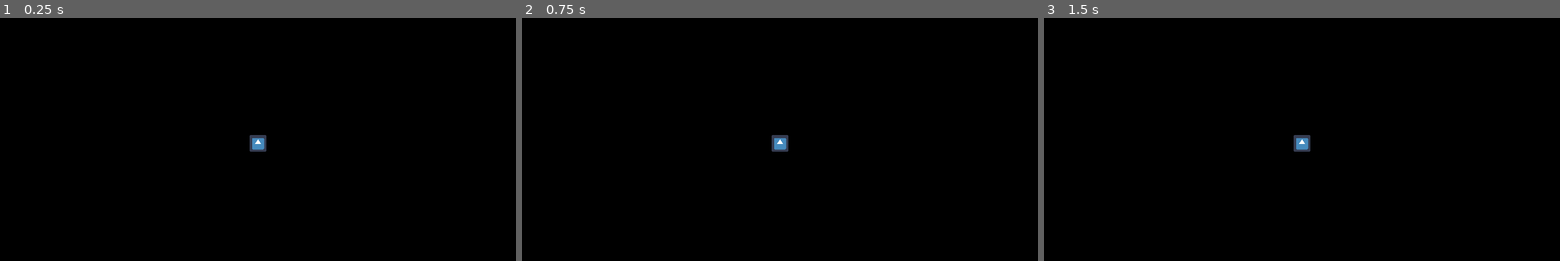
Above: before the commit, frames 1-3 (left to right).
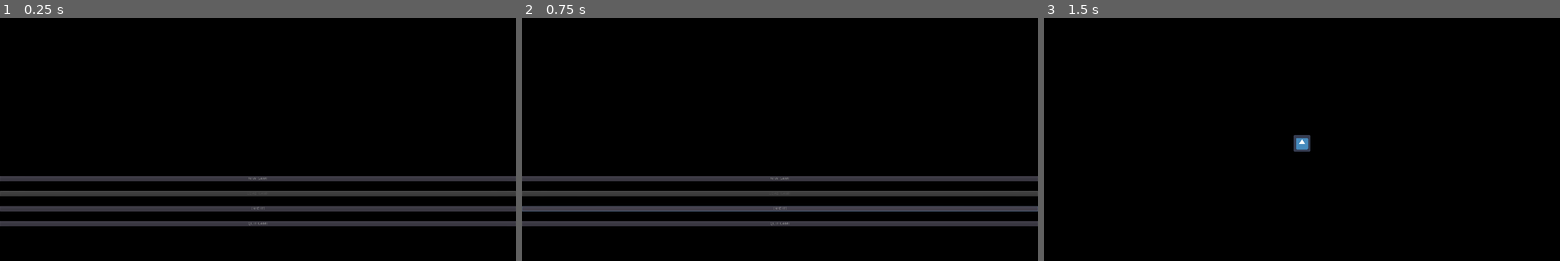
Above: after the commit, the same moments.

Repository: Team-JEDI/GodotWildJam16
Game: Godot game, scene res://scenes/MainMenu.tscn
Two runs of this game, one before a commit and one after it. Both use one fixed random seed, a clock stepped at 60 frames per second and the inputs below. Before the commit the project starts from res://scenes/LevelTemplate.tscn. The engine's default icon, where the game draws it, is replaced by a stand-in: a white triangle on a blue panel in a dark square.
Inputs (mouse positions are in pixels of both pictures, inside the frame that each line leads up to):
- Up to frame 1 (0.25 s): no input
- Up to frame 2 (0.75 s): click (780, 207) at 0.5 s, where only the run after the commit has a clickable "CREDITS"
- Up to frame 3 (1.5 s): click (1302, 178) at 1.25 s, where only the run after the commit has a clickable "NEW GAME"

The runs differ from the first frame. In frame 1, 9.0% of the frame differs, in the area x 0-100%, y 48-86%; in frame 2, 9.0%; in frame 3, nothing differs.
Error in both runs: Attempt to call function 'get_children' in base 'null instance' on a null instance. (res://scripts/LevelTemplate.gd:11)

Commit message:
Adding main scene

Diff:
--- a/game/project.godot
+++ b/game/project.godot
@@ -27,13 +27,14 @@
 [application]
 
 config/name="wildjam16"
-run/main_scene="res://scenes/LevelTemplate.tscn"
+run/main_scene="res://scenes/MainMenu.tscn"
 boot_splash/bg_color=Color( 0, 0, 0, 1 )
 config/icon="res://icon.png"
 
 [autoload]
 
 GameTimer="*res://scripts/GameTimer.gd"
+LoadHelper="*res://scripts/LoadHelper.gd"
 
 [display]
 
--- /dev/null
+++ b/game/scenes/MainMenu.tscn
@@ -0,0 +1,58 @@
+[gd_scene load_steps=2 format=2]
+
+[ext_resource path="res://scripts/MainMenu.gd" type="Script" id=1]
+
+[node name="MainMenu" type="Control"]
+anchor_right = 1.0
+anchor_bottom = 1.0
+script = ExtResource( 1 )
+__meta__ = {
+"_edit_use_anchors_": false
+}
+
+[node name="TitleTexture" type="TextureRect" parent="."]
+anchor_right = 1.0
+margin_top = 120.0
+margin_right = 0.00012207
+margin_bottom = 340.0
+__meta__ = {
+"_edit_use_anchors_": false
+}
+
+[node name="VBoxContainer" type="VBoxContainer" parent="."]
+anchor_top = 0.4
+anchor_right = 1.0
+anchor_bottom = 1.0
+custom_constants/separation = 36
+alignment = 1
+__meta__ = {
+"_edit_use_anchors_": false
+}
+
+[node name="NewBtn" type="Button" parent="VBoxContainer"]
+margin_top = 230.0
+margin_right = 1920.0
+margin_bottom = 250.0
+text = "NEW GAME"
+
+[node name="LoadBtn" type="Button" parent="VBoxContainer"]
+margin_top = 286.0
+margin_right = 1920.0
+margin_bottom = 306.0
+text = "LOAD GAME"
+
+[node name="CredsBtn" type="Button" parent="VBoxContainer"]
+margin_top = 342.0
+margin_right = 1920.0
+margin_bottom = 362.0
+text = "CREDITS"
+
+[node name="QuitBtn" type="Button" parent="VBoxContainer"]
+margin_top = 398.0
+margin_right = 1920.0
+margin_bottom = 418.0
+text = "QUIT GAME"
+[connection signal="button_up" from="VBoxContainer/NewBtn" to="." method="_on_new_game"]
+[connection signal="button_up" from="VBoxContainer/LoadBtn" to="." method="_on_load_game"]
+[connection signal="button_up" from="VBoxContainer/CredsBtn" to="." method="_on_view_credits"]
+[connection signal="button_up" from="VBoxContainer/QuitBtn" to="." method="_on_quit_game"]
--- /dev/null
+++ b/game/scripts/LoadHelper.gd
@@ -0,0 +1,7 @@
+extends Node
+
+const SAVE_FILEPATH = "usr://save.json"
+
+var save_file : File = File.new()
+var save_data : Dictionary = {}
+var is_loading : bool = false
--- /dev/null
+++ b/game/scripts/MainMenu.gd
@@ -0,0 +1,25 @@
+extends Control
+
+func _ready():
+
+	# Only show "LOAD" btn if there's a game to load
+	var err = LoadHelper.save_file.open(LoadHelper.SAVE_FILEPATH, File.READ)
+	if err != OK:
+		$VBoxContainer/LoadBtn.disabled = true
+	else:
+		LoadHelper.save_data = JSON.parse(LoadHelper.save_file.get_var()).result
+
+func _on_load_game():
+	LoadHelper.is_loading = true
+	get_tree().change_scene("res://scenes/LevelTemplate.tscn")
+
+func _on_new_game():
+	LoadHelper.is_loading = false
+	get_tree().change_scene("res://scenes/LevelTemplate.tscn")
+
+func _on_view_credits():
+	# TODO: Create credits page
+	pass
+
+func _on_quit_game():
+	get_tree().quit()
